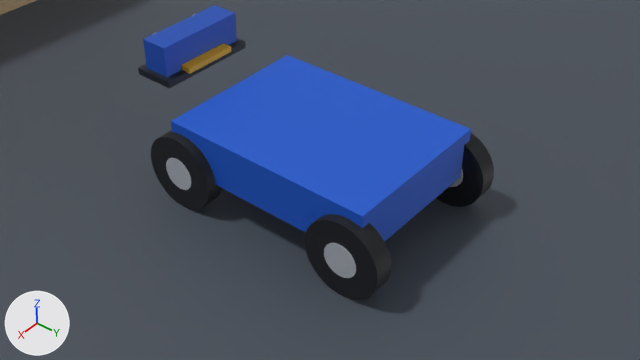
A saved change to the Blender file examples/stepper-car/virtual/virtual.blend.
The view is the same before and after, from the file's camera 'Camera'. The axes (+X, +Y, +Z) are drawn at lower left. The lights are the same throughout. The first picture is the older version.

The first picture shows 'Body', 'Body2', 'Floor', 'Hub2', 'Hub4', 'Mount', 'Pins', 'Tire2', 'Tire3', 'Tire4' and 2 more.
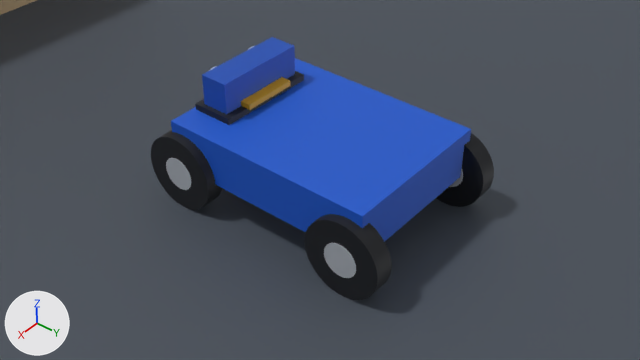
ob_sonar is not drawn itself; it is the parent of ob_body2, ob_lefteye, ob_righteye, ob_mount, ob_pins.

Location of each change, [x1, y1, x2, y2] in pixels of the pictures (640 x 360 px):
'Body2', moved
    before: [143, 5, 237, 77]
    after: [202, 37, 295, 114]
'Mount', moved
    before: [138, 38, 246, 89]
    after: [195, 71, 304, 125]
'Pins', moved
    before: [181, 43, 231, 74]
    after: [241, 77, 291, 110]

The change, as a list of edits to the scene's bpy script:
```text
Change ob_sonar:
    ob_sonar.location: (0.0, -0.34, 0.2) -> (0.0, -0.178, 0.178)
```
